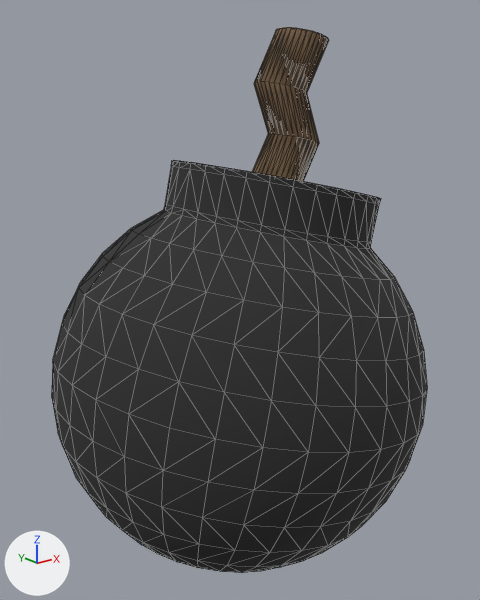
Renders of the glTF model Bomberman/resource/models/others/bomb.gltf from each side of a commit.
The view is the same before and after, from a camera (50 mm lens) standing at (-0.943, -1.182, 1.134) and looking at (0.005, 0.003, 0.66). Arrows for +X, +Y and +Z are at lower left; the lights stay in place. Mesh edges are drawn as thin lines. Where no turn or scale is listed for an object, it has been applied to the vertices. Vertices at the same position are counted once.

In view in the first picture: 'Bomb'.
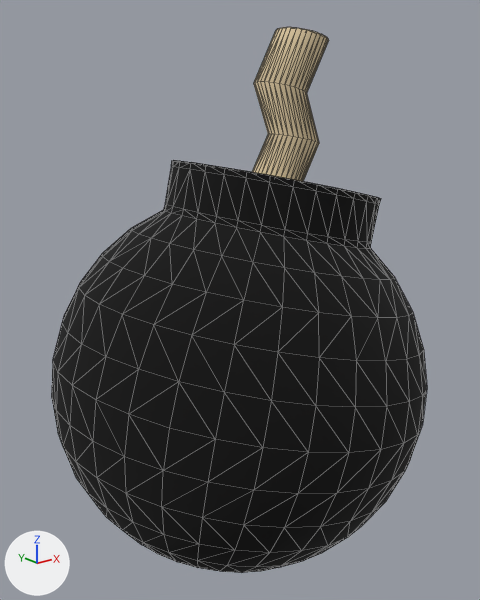
The newer file is also rescaled (x1.534), turned or shifted as a whole; pictures and numbers use the older file's frame.

Patch to the scene script:
```diff
--- a/Bomberman/resource/models/others/bomb.gltf.py
+++ b/Bomberman/resource/models/others/bomb.gltf.py
@@ mat_material_001 @@
 n0 = _N.new('ShaderNodeBsdfPrincipled'); n0.name = 'Principled BSDF'
+n0.inputs[0].default_value = (0.73, 0.584, 0.361, 1.0)  # 'Base Color', beige #dec9a2
 n0.inputs[2].default_value = 1.0  # 'Roughness'
 n1 = _N.new('ShaderNodeOutputMaterial'); n1.name = 'Material Output'
-n2 = _N.new('ShaderNodeMix'); n2.name = 'Mix'
-n2.data_type = 'RGBA'
-n2.blend_type = 'MULTIPLY'
-n2.inputs[0].default_value = 1.0  # 'Factor'
-n2.inputs[7].default_value = (0.64, 0.64, 0.64, 1.0)  # 'B', light grey #d1d1d1
-n3 = _N.new('ShaderNodeTexImage'); n3.name = 'Image Texture'
-n3.image = img_fabricrope001_col_1k_png
 _L.new(n0.outputs[0], n1.inputs[0])  # 'BSDF' to 'Surface'
-_L.new(n2.outputs[2], n0.inputs[0])  # 'Result' to 'Base Color'
-_L.new(n3.outputs[0], n2.inputs[6])  # 'Color' to 'A'
@@ mat_black_color @@
+mat_black_color = principled_material('Black_Color')
+mat_black_color.base_color = (0.0, 0.0, 0.0)  # black #000000
+mat_black_color.roughness = 1.0
@@ me_sphere @@
 me_sphere.from_pydata(...)  # 705 vertices, 1342 faces; spans x -0.446..0.446, y -0.446..0.446, z -0.446..0.807
 # used by ob_bomb; location = (0.0, 0.0, 0.463)
+# me_sphere part 1
+# 128 faces are deleted
+# 64 new faces join them, mat_material_001 (beige #dec9a2)
+# 64 new faces join them, mat_black_color (black #000000)
+# me_sphere part 2: 1054 faces spanning x -0.446..0.446, y -0.446..0.446, z -0.446..0.529 switch from mat_material to mat_black_color (black #000000)
 me_sphere.materials.append(mat_material_001)
```

Boxes (x1, y1, x2, y2) around the edits, measured in the pictures (480 x 600 px; the box of a moved part takes in the faces that stretch with it):
'Bomb', surface changed
    both: (52, 27, 424, 572)
part 1 of me_sphere, moved or reshaped
    both: (252, 134, 319, 181)
part 2 of me_sphere, recoloured
    both: (52, 160, 424, 572)
